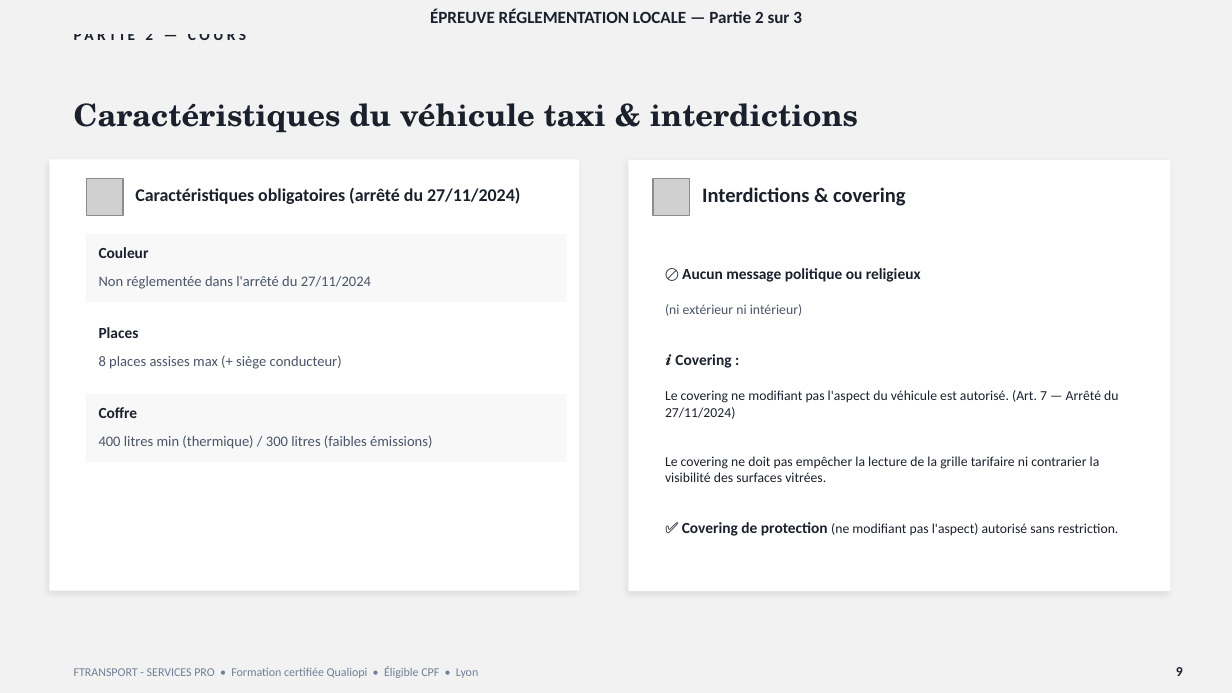
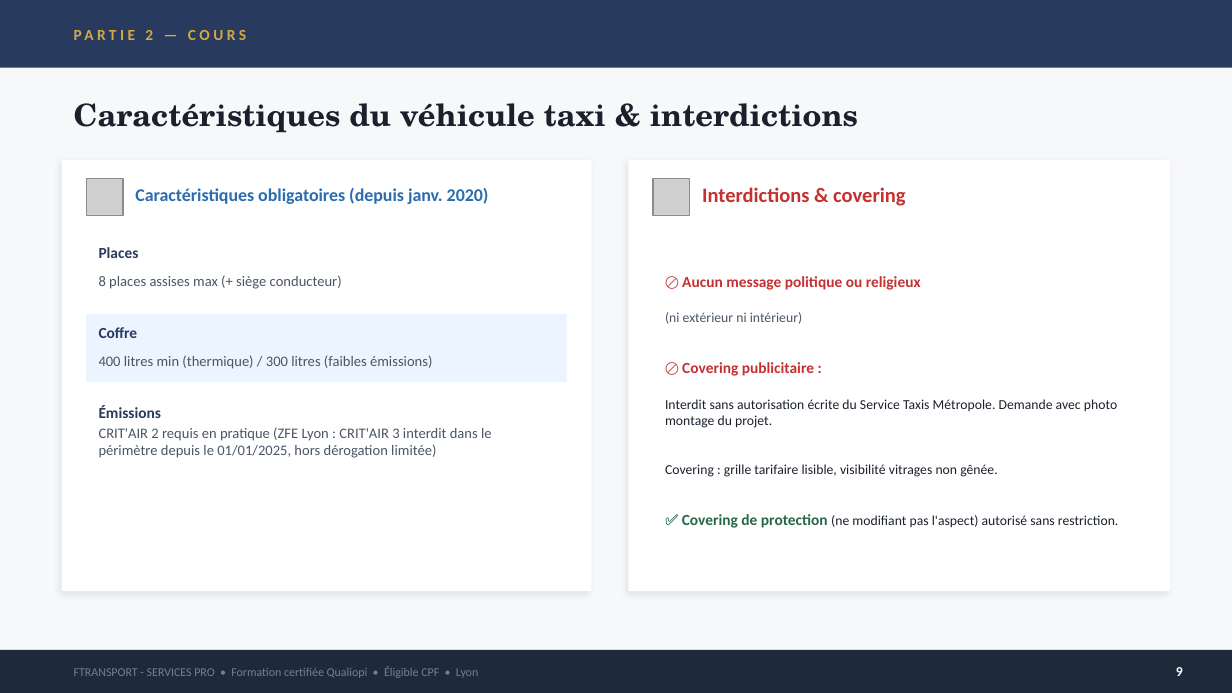
Before and after one commit to nanouf69/insight-learn-manage, a slide deck: slide 9 of public/cours/vtc/F_Locale_2.pptx. Drawn at 1232x693 pixels with LibreOffice and Linux fonts; fonts in the diff are those of the drawing; grey boxes stand for pictures. Boxes give left, top, right and bottom in pixels: in the first picture for what was removed or moved away, otherwise in the second. Text is boxed around its words. In the diff, an @@ line names an element or a change of style, - is before the commit and + after.

```diff
--- a/public/cours/vtc/F_Locale_2.pptx
+++ b/public/cours/vtc/F_Locale_2.pptx
@@ background #F2F2F2 to #F7F8FA @@
@@ rectangle added at <box>0,0,1232,68</box>, fill #283A5E @@
@@ text "PARTIE 2 — COURS" at <box>145,30,153,40</box>: text colour #1A202C to #D4A843 @@
@@ text removed at <box>430,9,802,23</box> @@
-ÉPREUVE RÉGLEMENTATION LOCALE — Partie 2 sur 3
@@ rectangle: place and size @@
-rectangle at <box>49,159,579,590</box>
+rectangle at <box>62,160,591,591</box>
@@ text "Interdictions & covering" at <box>702,187,905,206</box>: text colour #1A202C to #C53030 @@
@@ text at <box>135,188,489,204</box>: text changed; text colour #1A202C to #2B6CB0 @@
-Caractéristiques obligatoires (arrêté du 27/11/2024)
+Caractéristiques obligatoires (depuis janv. 2020)
@@ rectangle removed at <box>86,234,567,302</box> @@
@@ text "Places" at <box>99,247,139,258</box>: text colour #1A202C to #283A5E @@
@@ text removed at <box>99,247,149,258</box> @@
-Couleur
@@ text removed at <box>99,276,371,289</box> @@
-Non réglementée dans l'arrêté du 27/11/2024
@@ text at <box>682,276,1119,528</box>: text colour #1A202C to #C53030 in "🚫 Aucun message politique ou religieux"; text colour #1A202C to #276749 in "✅ Covering de protection" @@
@@ 4 texts, 2 rectangles: place and size @@
-4 texts, 2 rectangles at <box>86,314,567,462</box>
+4 texts, 2 rectangles at <box>86,234,567,382</box>
@@ rectangle at <box>86,314,567,382</box>: fill #F8F8F8 to #EBF4FF @@
@@ text "Coffre" at <box>99,327,138,338</box>: text colour #1A202C to #283A5E @@
@@ text at <box>665,362,1117,477</box>: text changed @@
-ℹ️ Covering :
-Le covering ne modifiant pas l'aspect du véhicule est autorisé. (Art. 7 — Arrêté du 27/11/2024)
-Le covering ne doit pas empêcher la lecture de la grille tarifaire ni contrarier la visibilité des surfaces vitrées.
+🚫 Covering publicitaire :
+Interdit sans autorisation écrite du Service Taxis Métropole. Demande avec photo montage du projet.
+Covering : grille tarifaire lisible, visibilité vitrages non gênée.
@@ rectangle added at <box>86,394,567,462</box>, fill #FFFFFF @@
@@ text added at <box>99,405,162,418</box>, 9 pt, text #283A5E, bold @@
+Émissions
@@ text added at <box>99,427,492,458</box>, 8.5 pt, text #4A5568 @@
+CRIT'AIR 2 requis en pratique (ZFE Lyon : CRIT'AIR 3 interdit dans le périmètre depuis le 01/01/2025, hors dérogation limitée)
@@ rectangle at <box>0,650,1232,693</box>: fill #F2F2F2 to #1E2A3A @@
@@ text "9" at <box>1176,667,1183,676</box>: text colour #1A202C to #FFFFFF @@
```
Also in this commit, not shown: 13 other slides changed, 3 other files.
